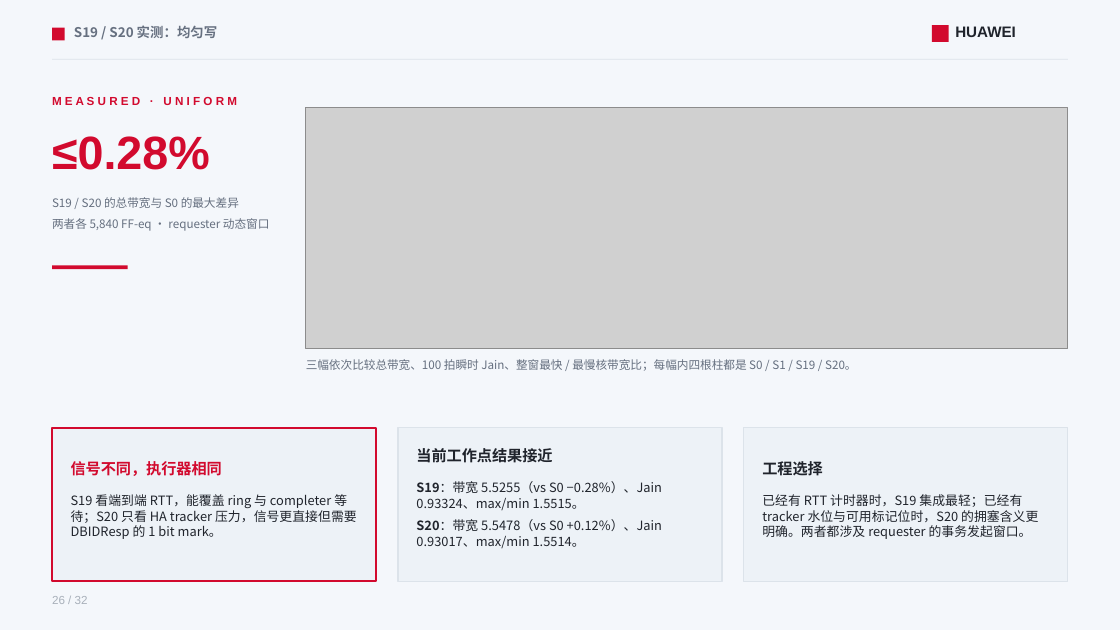
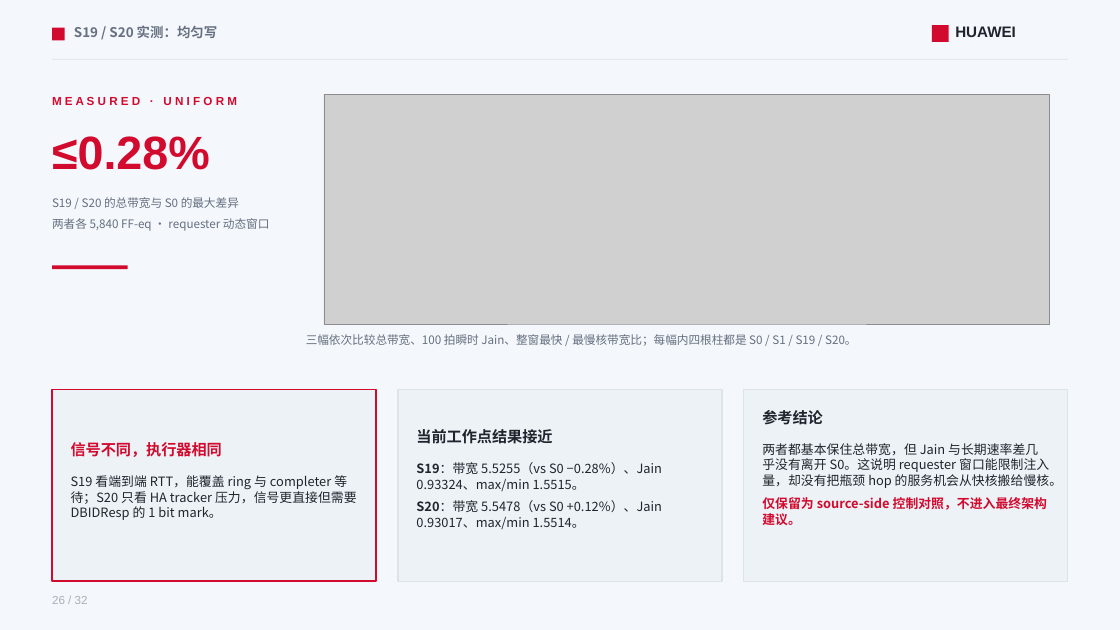
Before and after one commit to lukebest/booksim2, a slide deck: slide 26 of ppt/ring2-write-fairness.pptx. Drawn at 1120x630 pixels with LibreOffice and Linux fonts; fonts in the diff are those of the drawing; grey boxes stand for pictures. Boxes give left, top, right and bottom in pixels: in the first picture for what was removed or moved away, otherwise in the second. Text is boxed around its words. In the diff, an @@ line names an element or a change of style, - is before the commit and + after.

```diff
--- a/ppt/ring2-write-fairness.pptx
+++ b/ppt/ring2-write-fairness.pptx
@@ picture: place and size @@
-picture at bbox=[306, 108, 1068, 350]
+picture at bbox=[324, 94, 1050, 324]
@@ text "三幅依次比较总带宽、100 拍瞬时 Jain、整窗最快 / 最慢核带宽比；每幅内四根柱都是 ...": place and size @@
-text "三幅依次比较总带宽、100 拍瞬时 Jain、整窗最快 / 最慢核带宽比；每幅内四根柱都是 ..." at bbox=[306, 359, 856, 371]
+text "三幅依次比较总带宽、100 拍瞬时 Jain、整窗最快 / 最慢核带宽比；每幅内四根柱都是 ..." at bbox=[306, 334, 856, 346]
@@ rectangle: place and size @@
-rectangle at bbox=[52, 428, 376, 581]
+rectangle at bbox=[52, 390, 376, 581]
@@ rectangle: place and size @@
-rectangle at bbox=[398, 428, 723, 581]
+rectangle at bbox=[398, 390, 723, 581]
@@ rectangle: place and size @@
-rectangle at bbox=[744, 428, 1069, 581]
+rectangle at bbox=[744, 390, 1069, 581]
@@ text at bbox=[762, 410, 823, 425]: text changed @@
-工程选择
+参考结论
@@ text at bbox=[762, 443, 1062, 525]: text changed @@
-已经有 RTT 计时器时，S19 集成最轻；已经有 tracker 水位与可用标记位时，S20 的拥塞含义更明确。两者都涉及 requester 的事务发起窗口。
+两者都基本保住总带宽，但 Jain 与长期速率差几乎没有离开 S0。这说明 requester 窗口能限制注入量，却没有把瓶颈 hop 的服务机会从快核搬给慢核。
+仅保留为 source-side 控制对照，不进入最终架构建议。
@@ 4 texts: place and size @@
-4 texts at bbox=[71, 448, 662, 548]
+4 texts at bbox=[71, 429, 662, 529]
```
Also in this commit, not shown: 9 other slides changed, 1 other file.
